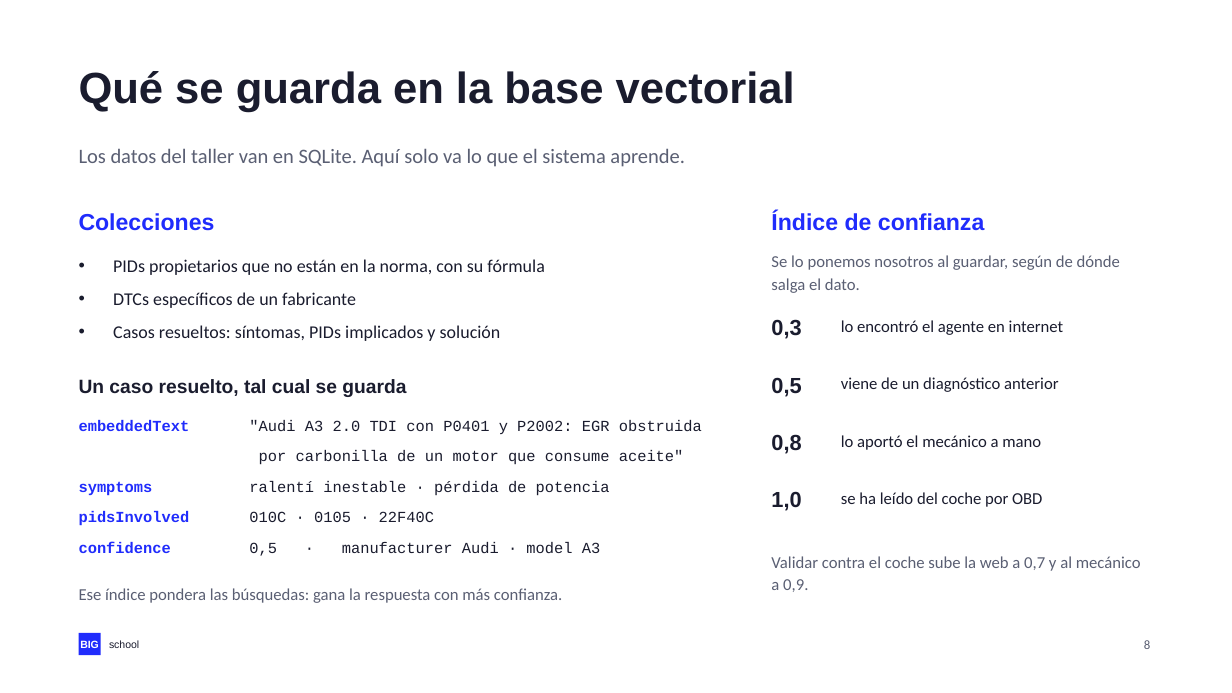
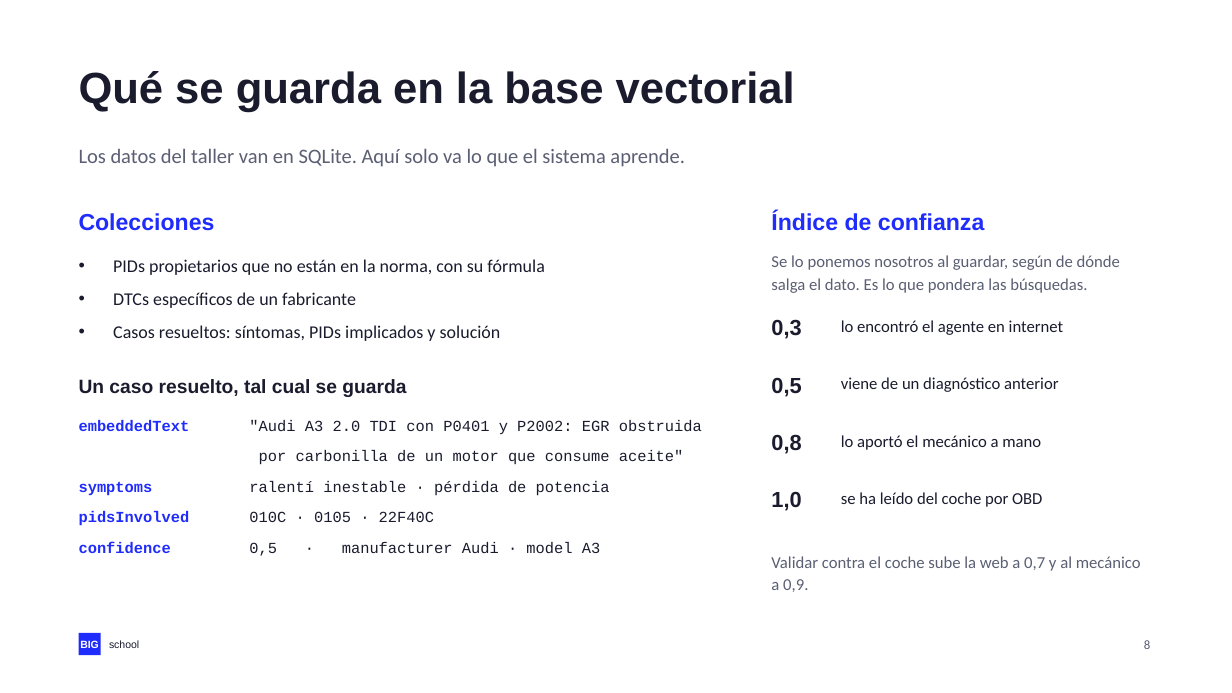
Before and after one commit to NovilloQuinta/intelligent-automotive-diagnostics, a slide deck: slide 8 of docs/presentacion/tfm-intelligent-automotive-diagnostics.pptx. Drawn at 1232x693 pixels with LibreOffice and Linux fonts; fonts in the diff are those of the drawing. Boxes give left, top, right and bottom in pixels: in the first picture for what was removed or moved away, otherwise in the second. Text is boxed around its words. In the diff, an @@ line names an element or a change of style, - is before the commit and + after.

```diff
--- a/docs/presentacion/tfm-intelligent-automotive-diagnostics.pptx
+++ b/docs/presentacion/tfm-intelligent-automotive-diagnostics.pptx
@@ text at bbox=[771, 255, 1120, 293]: text changed @@
-Se lo ponemos nosotros al guardar, según de dónde salga el dato.
+Se lo ponemos nosotros al guardar, según de dónde salga el dato. Es lo que pondera las búsquedas.
@@ text removed at bbox=[79, 588, 562, 603] @@
-Ese índice pondera las búsquedas: gana la respuesta con más confianza.
```
Also in this commit, not shown: 3 other slides changed, 1 other file.
